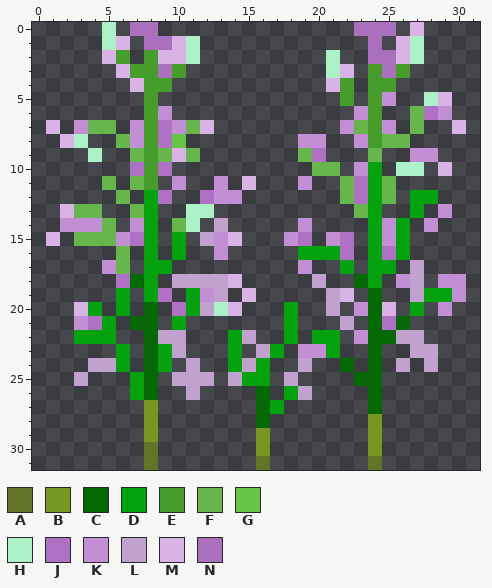
Two versions of one pixel-art sprite, ecology_resource_pack/textures/blocks/crops/herb/herb_stage_3.png. That is the earlier state.
The file is 32x32 pixels. Colours within 5 levels of each other are drawn and written as one.
Palette (. is transparent): A #637429  B #779723  C #046804  D #05a210  E #479d2b  F #66b54d  G #65c645  H #acf1c7  J #af71c4  K #c28ed4  L #c1a1ce  M #d9b3e6  N #aa70bd
Pixels before, first column x 1:
 0 ....H.NN..............NNN.M...
 1 ....HM.NNMH............N.MH...
 2 ....ME.EMMH.........H..NNMH...
 3 .....MEENE..........HM.ENE....
 4 ......MEE...........ME.EE.....
 5 .......E.............E.EK..HM.
 6 .......EK.............KE..FJK.
 7 M.KFF.KEJKFM.........KFEK.F..M
 8 .MH..FKEJG........KK..KEFF....
 9 ...H..FEFMF.......FJ...F..KK..
10 ......JEJ..........FF.KD.HH.M.
11 ....F.FE.K..K.M...K..FJDF.....
12 .....F.DJ..JKK.......FJDF.DD..
13 .MFF..FD..HH..........FD..D.K.
14 .KKKF.KD.FH.L.....K....DKD.K..
15 M.FFFKJD.D.LKM...KJ.KJ.DKD....
16 .....F.D.D..K.....DDDJ.DJD....
17 ....KF.DD.........K..D.DD.L...
18 .....JCD.LLLLM.....L..CD.KL.KK
19 .....D.DJ.DKL.M.....LM.C..LDDK
20 ..MD.D.C.JDLHM...D..L.KCM.D.K.
21 ..KJD.CC.D.......D...L.CJC....
22 ..DDD..CLL...DL..D.DD.KCCLL...
23 .....D.CDL...D.LD.KKD..C..LL..
24 ...LLD.CD.L..DLD..L..C.C.L.L..
25 ..L...DC.LLL.LDD.L....CC......
26 ......DC..L....C.DL....C......
27 .......B.......CD......C......
28 .......B.......C.......B......
29 .......B.......B.......B......
30 .......A.......B.......B......
31 .......A.......A.......A......
Now the later version:
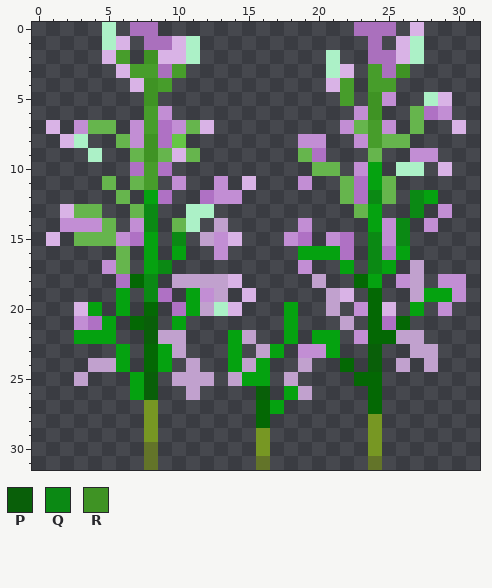
Colours new in this view: P #095f09  Q #0b8914  R #3f9324
Change:
Colour C gives way to colour P in rows 21 to 22 at x 8; in rows 23 to 24 at x 24; in row 25 at x 8; in row 26 at x 8 and 16.
Colour D gives way to colour Q in row 12 at x 24 and 27; in row 13 at x 8 and 27; in row 14 at x 8 and 26; in row 15 at x 10, 24 and 26; in row 16 at x 24; in row 17 at x 9 and 24.
Colour D gives way to colour Q in rows 18 to 19 at x 8.
Colour E gives way to colour R in row 2 at x 8; in row 3 at x 26; in row 4 at x 8; in row 5 at x 8 and 24; in row 6 at x 24; in rows 8 to 9 at x 8.
Pixel boxes of the changes (left, top, right, bottom) in both pictures:
changed: (144, 50, 186, 400)
changed: (368, 64, 410, 120)
changed: (368, 190, 424, 274)
changed: (368, 344, 382, 372)
changed: (256, 386, 270, 400)
